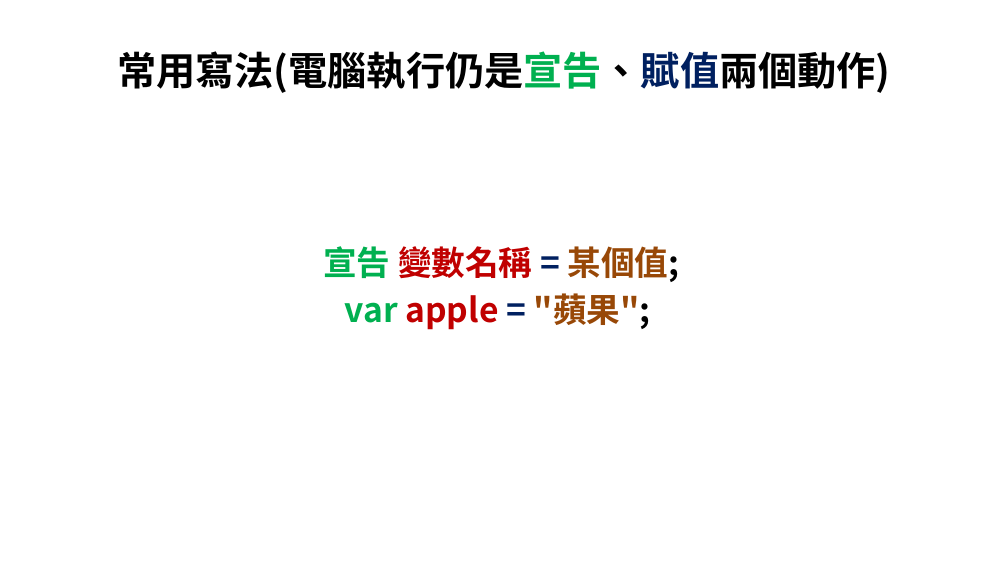
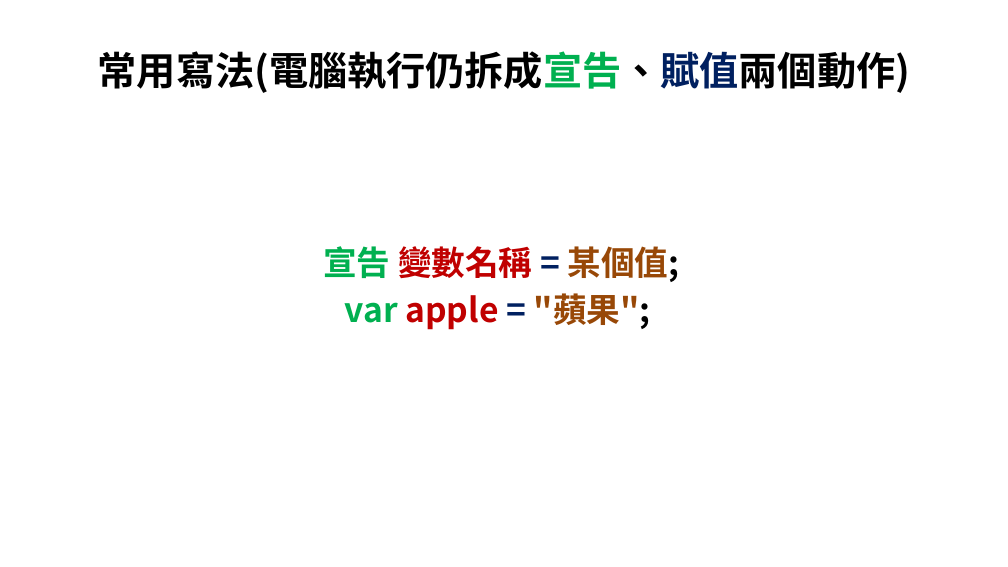
Before and after one commit to allen8101070/JavaScript-PPT, a slide deck: slide 17 of javaScript.pptx (slide 18 before the commit). Drawn at 1008x567 pixels with LibreOffice and Linux fonts; fonts in the diff are those of the drawing. Boxes give left, top, right and bottom in pixels: in the first picture for what was removed or moved away, otherwise in the second. Text is boxed around its words. In the diff, an @@ line names an element or a change of style, - is before the commit and + after.

```diff
--- a/javaScript.pptx
+++ b/javaScript.pptx
@@ title at <box>98,51,910,93</box>: text changed @@
-常用寫法(電腦執行仍是宣告、賦值兩個動作)
+常用寫法(電腦執行仍拆成宣告、賦值兩個動作)
```
Also in this commit, not shown: 12 other slides changed, 6 slides added, 4 slides removed.
